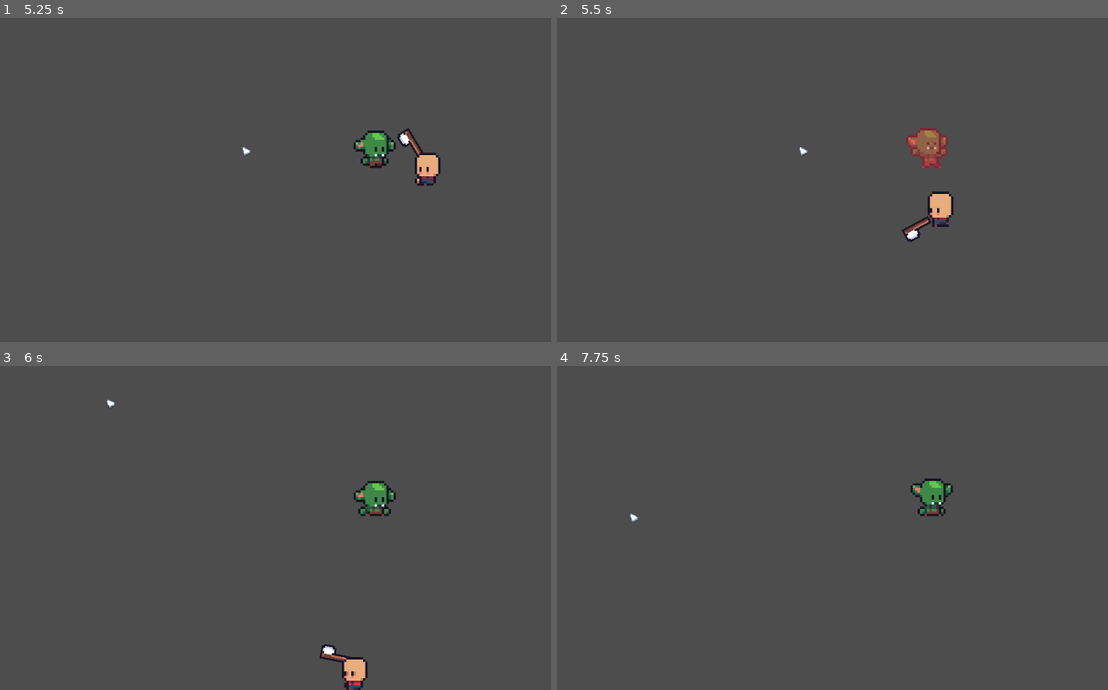
Above: before the commit, frames 1-4 (two rows, left to right).
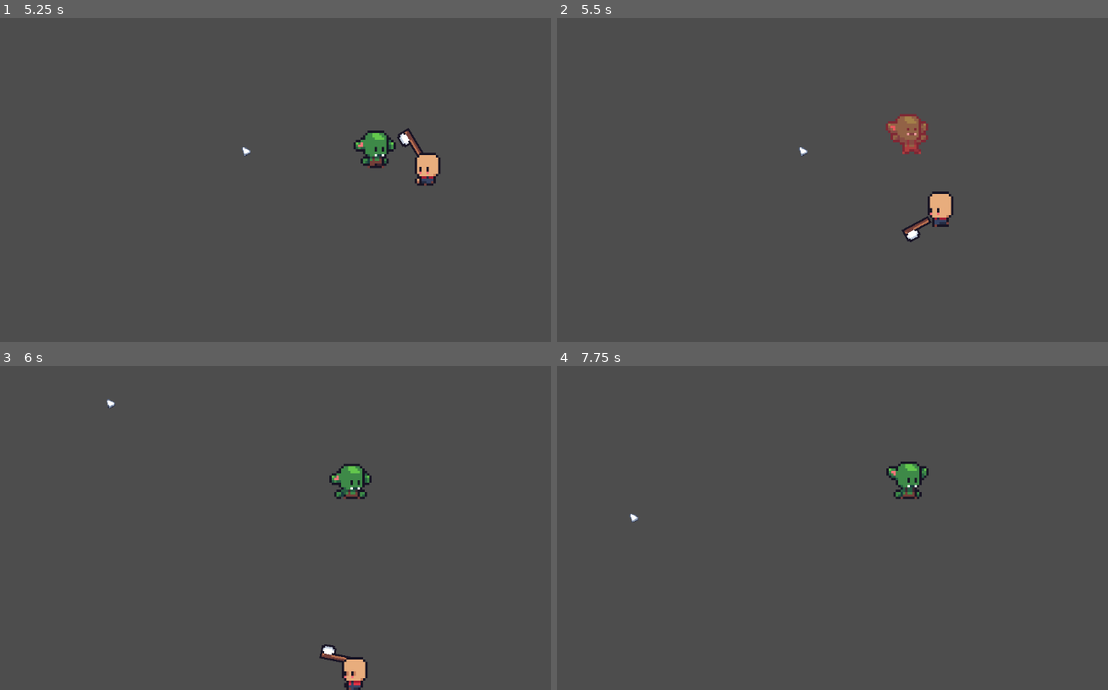
Above: after the commit, the same moments.

Repository: arek-e/brackeys-2024.2
Game: Godot game, scene res://scenes/main.tscn
Same seed, same stepped clock (60 frames per second), same inputs: the game is played once before the commit and once after it.
Inputs (mouse positions are in pixels of both pictures, inside the frame that each line leads up to):
- Up to frame 1 (5.25 s): move the mouse to (363, 131) at 0.52 s; hold D (move_right) 0.53-1.28 s; click (363, 131) at 0.6 s; move the mouse to (77, 170) at 1.27 s; hold S (move_down) 1.28-2.03 s; click (77, 170) at 1.35 s; move the mouse to (281, 66) at 2.02 s; hold D (move_right) 2.03-2.78 s; hold Shift (sprint) 2.03-2.78 s; click (281, 66) at 2.3 s; move the mouse to (176, 228) at 2.77 s; hold W (move_up) 2.78-3.53 s; click (176, 228) at 2.85 s; move the mouse to (413, 209) at 3.52 s; hold A (move_left) 3.53-5.03 s; click (413, 209) at 3.6 s; move the mouse to (11, 95) at 4.27 s; tap Shift (sprint) at 4.35 s; click (11, 95) at 4.55 s; move the mouse to (247, 150) at 5.02 s; hold S (move_down) from 5.03 s (still down); click (247, 150) at 5.1 s
- Up to frame 2 (5.5 s): keep holding S (move_down)
- Up to frame 3 (6 s): move the mouse to (110, 404) at 5.77 s; release S (move_down) at 5.78 s; hold D (move_right) from 5.78 s (still down); click (110, 404) at 5.85 s
- Up to frame 4 (7.75 s): move the mouse to (920, 479) at 6.52 s; release D (move_right) at 6.53 s; hold W (move_up) 6.53-7.28 s; hold Shift (sprint) 6.53-7.28 s; click (920, 479) at 6.8 s; move the mouse to (634, 518) at 7.27 s; hold D (move_right) from 7.28 s (still down); click (634, 518) at 7.35 s

Frame 1 is identical in both runs. In frame 2, 1.1% of the frame differs, in the area x 59-71%, y 29-47%; in frame 3, 1.1%; in frame 4, 1.2%, in the area x 59-72%, y 29-47%.

Commit message:
feat: add knockback

Diff:
--- a/scripts/components/hitbox_component.gd
+++ b/scripts/components/hitbox_component.gd
@@ -3,6 +3,9 @@
 
 @export var health_component : HealthComponent
 @onready var animation_tree: AnimationTree = $"../AnimationTree"
+@onready var collision_shape: CollisionShape2D = $"../CollisionShape2D"
+
+var pushback_force: Vector2 = Vector2.ZERO
 
 func damage(attack: Attack):
 	if health_component:
@@ -11,6 +14,17 @@
 			animation_tree["parameters/conditions/is_hit"] = true
 
 
+func knockback(source_position: Vector2, attack: Attack):
+	#hit_particles.rotation = get_angle_to(source_position) + PI
+	pushback_force = -global_position.direction_to(source_position) * attack.knockback
+
+
+func _physics_process(delta: float) -> void:
+	var target = get_owner() as CharacterBody2D
+	pushback_force = lerp(pushback_force, Vector2.ZERO, delta * 10)
+	target.velocity = pushback_force
+	target.move_and_slide()
+
 func _on_animation_tree_animation_finished(anim_name: StringName) -> void:
 	if anim_name == "hit":
 		if animation_tree:
--- a/scripts/components/hurtbox_component.gd
+++ b/scripts/components/hurtbox_component.gd
@@ -10,12 +10,13 @@
 
 
 func on_area_entered(area: Area2D):
-	print(tool.attack_damage)
 	if area is HitboxComponent:
 		var attack := Attack.new()
 
 		attack.damage = tool.attack_damage
+		attack.knockback = 150.0
 
 		area.damage(attack)
+		area.knockback(tool.global_position, attack)
 
 		hit_enemy.emit()
